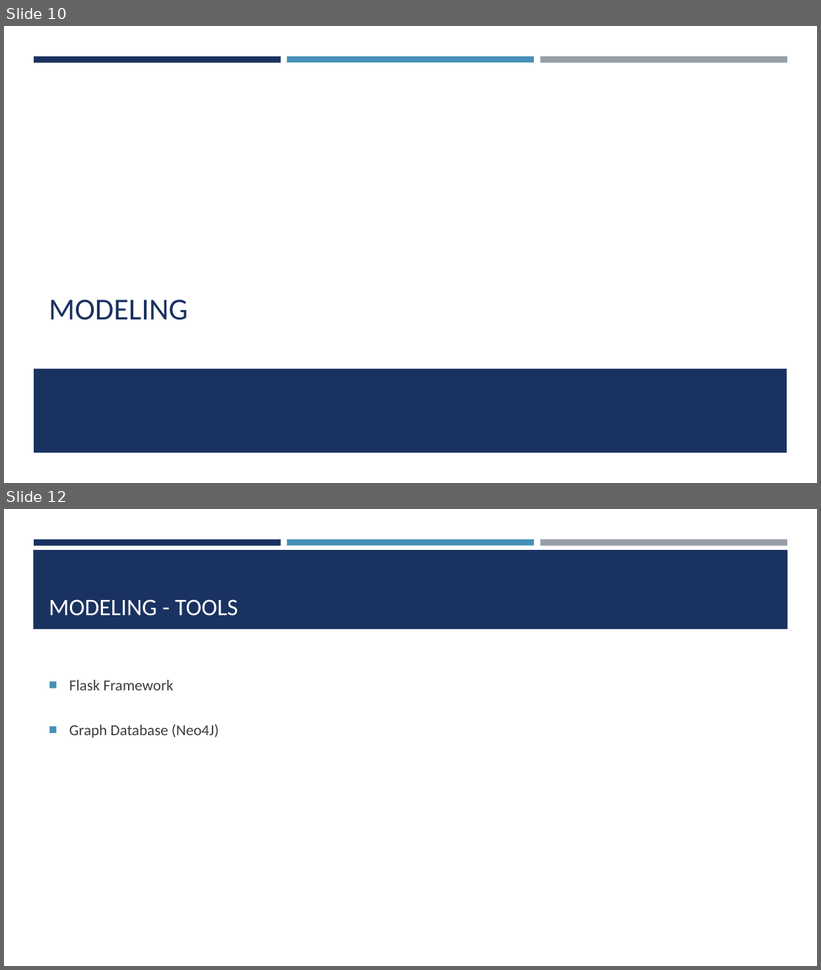
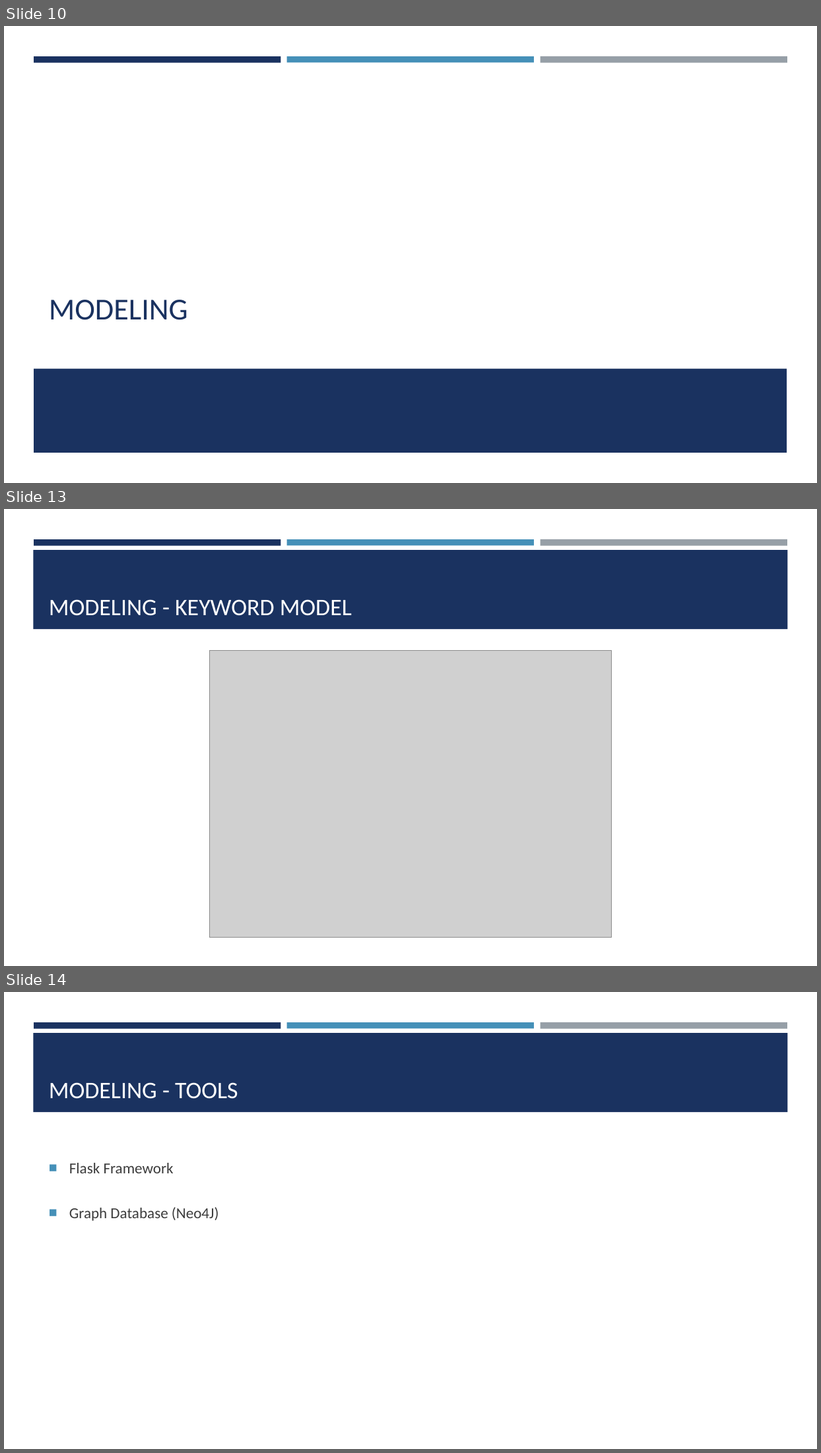
Before and after one commit to seakmengc/find_me, a slide deck: docs/find_me.pptx. Shown one above the other, each under a label of ours: slides 10 and 12 before the commit, slides 10, 13 and 14 after it; the slides between them are not shown. The pictures are 821x970 and 821x1453 pixels, drawn with LibreOffice and Linux fonts; fonts in the diff are those of the drawing; grey boxes stand for pictures. Boxes give left, top, right and bottom in pixels: in the first picture for what was removed or moved away, otherwise in the second. Text is boxed around its words. In the diff, an @@ line names an element or a change of style, - is before the commit and + after.

```diff
--- a/docs/find_me.pptx
+++ b/docs/find_me.pptx
@@ slide 13 added at (4,509,817,966), background #FFFFFF; not listed: 4 template elements that a slide beside it also shows @@
@@ title added at (49,599,352,616), 28 pt, text #FFFFFF @@
+MODELING - KEYWORD MODEL
@@ picture added at (209,650,612,938) @@
@@ what was slide 12 is now slide 14 @@
```
Also in this commit, not shown: 3 slides changed, 3 other slides added, 5 slides removed, 4 other files.
